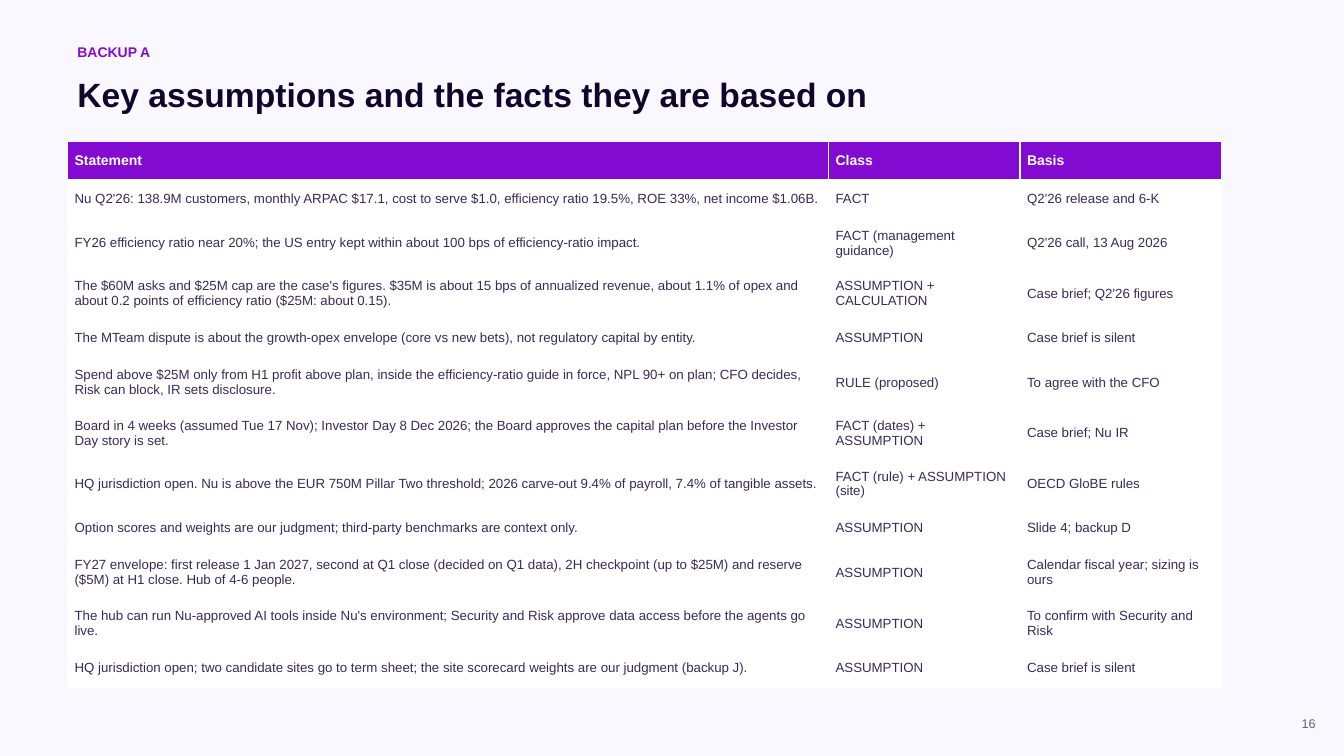
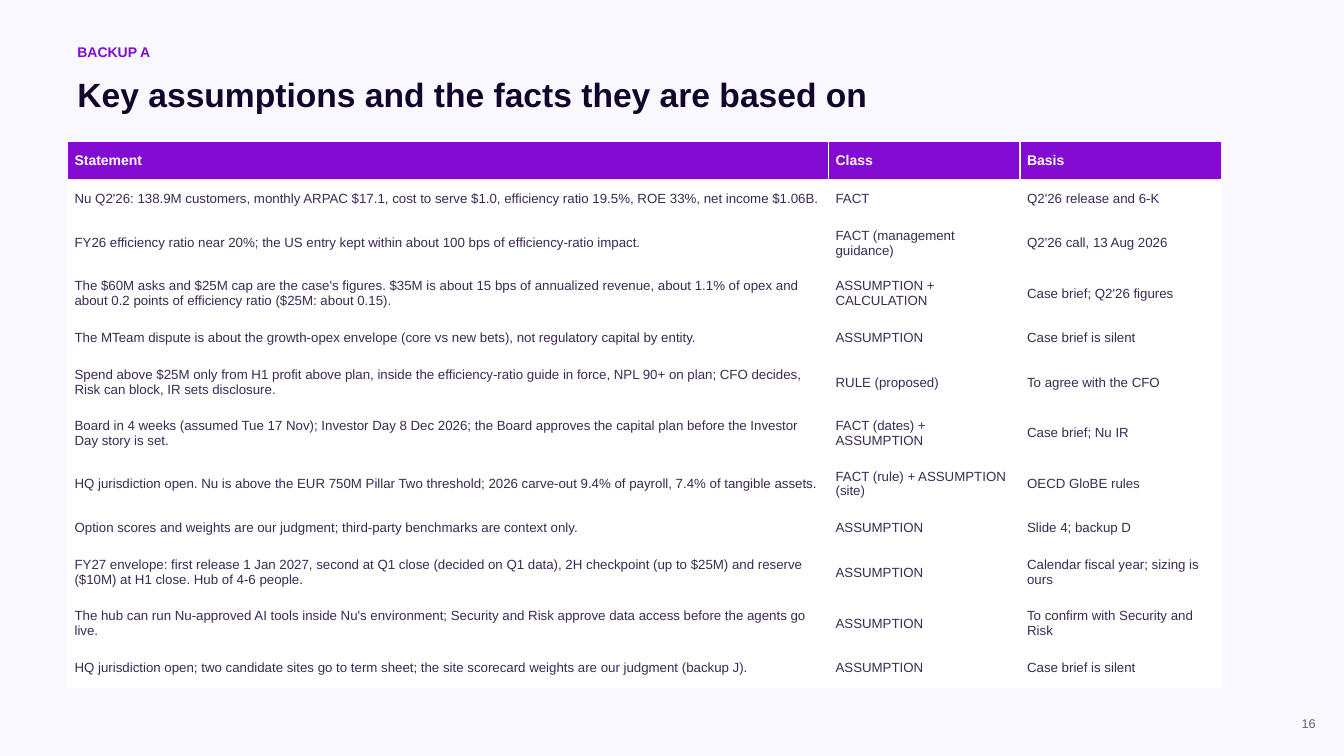
Before and after one commit to cmx24/business-case, a slide deck: slide 16 of deck/CFO_CoS_deck_v10.pptx. Drawn at 1344x756 pixels with LibreOffice and Linux fonts; fonts in the diff are those of the drawing. Boxes give left, top, right and bottom in pixels: in the first picture for what was removed or moved away, otherwise in the second. Text is boxed around its words. In the diff, an @@ line names an element or a change of style, - is before the commit and + after.

```diff
--- a/deck/CFO_CoS_deck_v10.pptx
+++ b/deck/CFO_CoS_deck_v10.pptx
@@ table at [68, 141, 1222, 688] @@
-row 10, column 1: FY27 envelope: first release 1 Jan 2027, second at Q1 close (decided on Q1 data), 2H checkpoint (up to $25M) and reserve ($5M) at H1 close. Hub of 4-6 people.
+row 10, column 1: FY27 envelope: first release 1 Jan 2027, second at Q1 close (decided on Q1 data), 2H checkpoint (up to $25M) and reserve ($10M) at H1 close. Hub of 4-6 people.
```
Also in this commit, not shown: 2 other slides changed, 3 other files.
